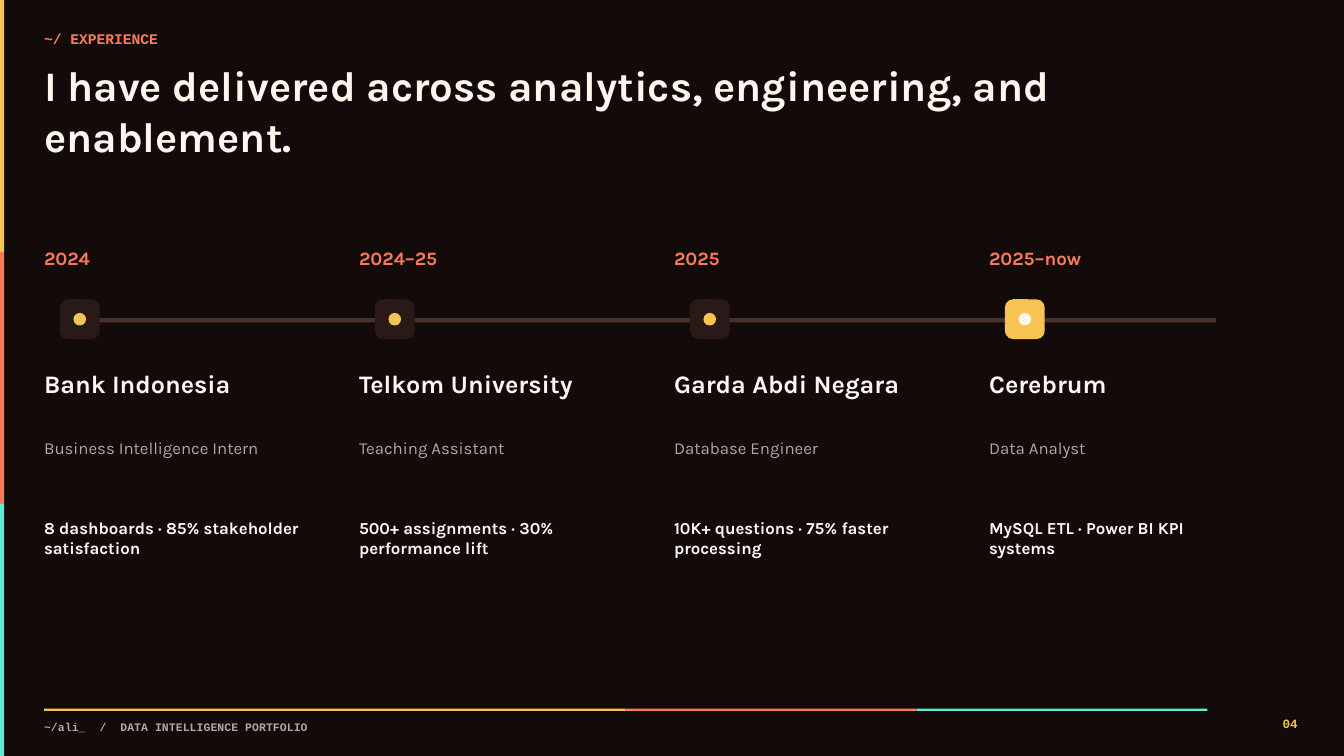
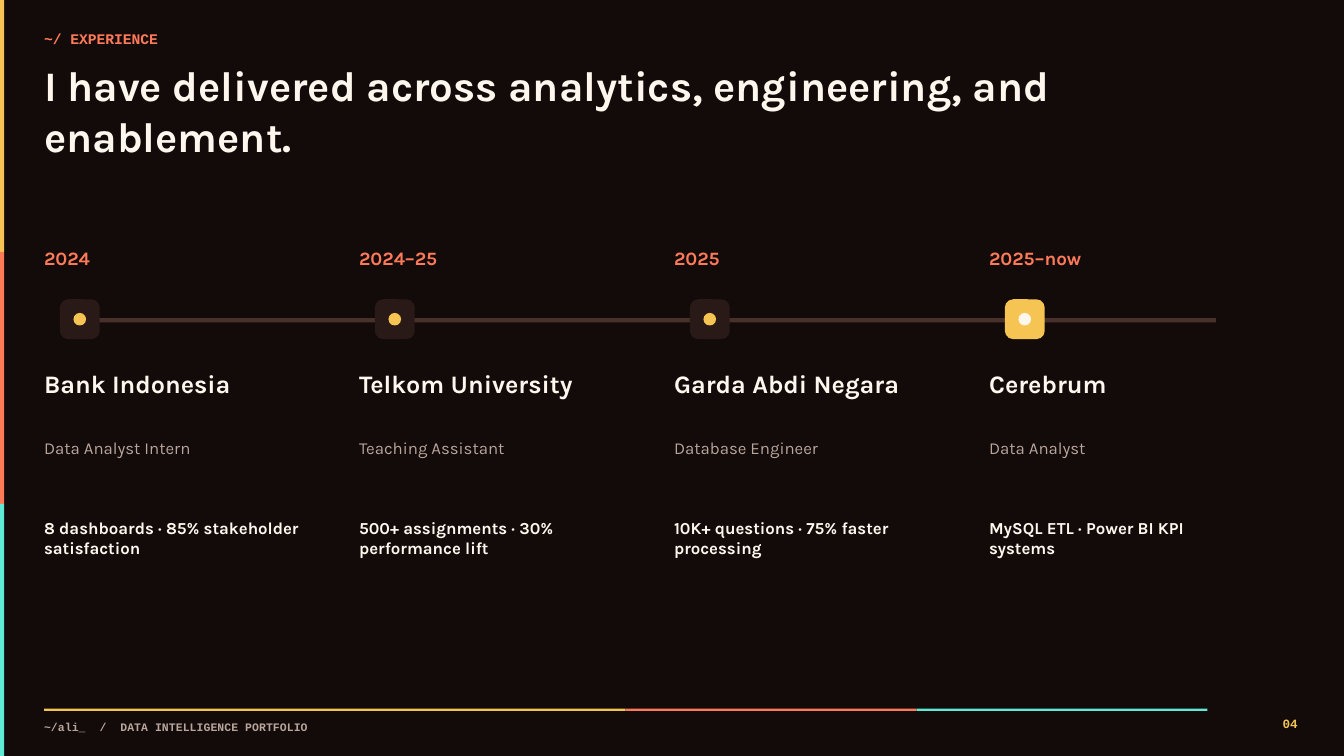
Before and after one commit to akbaralqahri/portofolio, a slide deck: slide 4 of outputs/Muhammad_Ali_Akbar_Al-Qahri_Portfolio.pptx. Drawn at 1344x756 pixels with LibreOffice and Linux fonts; fonts in the diff are those of the drawing. Boxes give left, top, right and bottom in pixels: in the first picture for what was removed or moved away, otherwise in the second. Text is boxed around its words. In the diff, an @@ line names an element or a change of style, - is before the commit and + after.

```diff
--- a/outputs/Muhammad_Ali_Akbar_Al-Qahri_Portfolio.pptx
+++ b/outputs/Muhammad_Ali_Akbar_Al-Qahri_Portfolio.pptx
@@ text at [44, 442, 190, 458]: text changed @@
-Business Intelligence Intern
+Data Analyst Intern
```
Also in this commit, not shown: 1 other slide changed, 39 other files.
